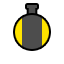
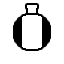
The second w=64, h=64 image is a revision of the first. Changes to its layers:
painted on "Layer 3 copy" over box(42, 15, 51, 50)
painted on "Layer 3" over box(13, 15, 22, 50)
painted on "Layer 1" over box(15, 15, 49, 49)
painted on "Layer 2" over box(27, 5, 37, 17)
